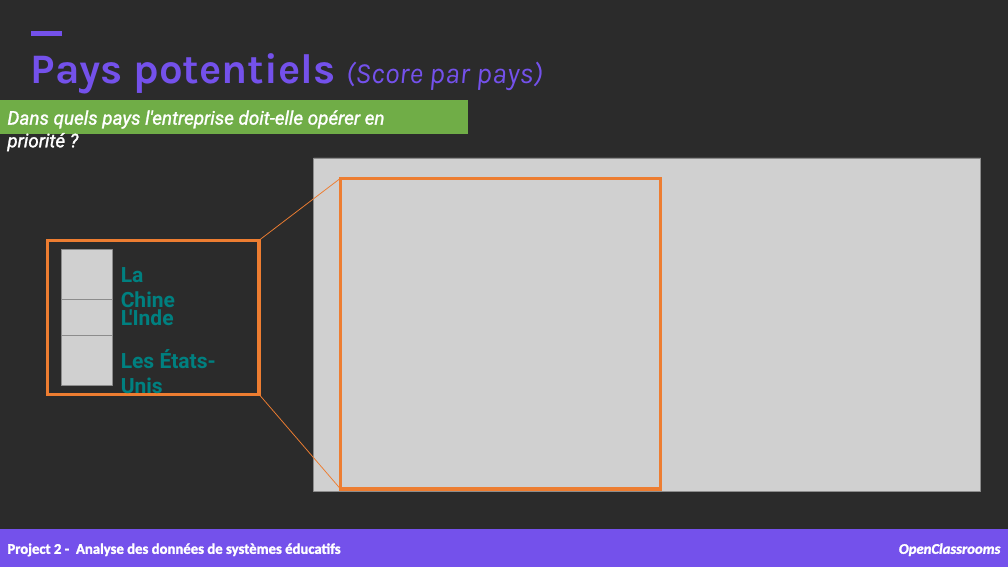
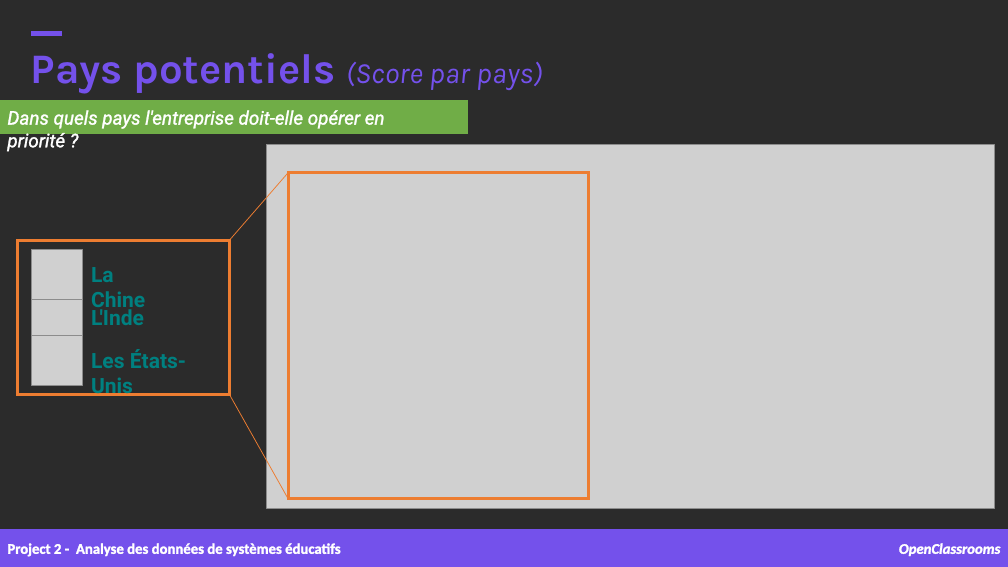
Before and after one commit to samirhinojosa/OC-P2-education-statistics, a slide deck: slide 16 of supports/P2_02_presentation v1.pptx (slide 17 before the commit). Drawn at 1008x567 pixels with LibreOffice and Linux fonts; fonts in the diff are those of the drawing; grey boxes stand for pictures; background and template pictures are left out; a plain dark background stands for a picture behind light text. Boxes give left, top, right and bottom in pixels: in the first picture for what was removed or moved away, otherwise in the second. Text is boxed around its words. In the diff, an @@ line names an element or a change of style, - is before the commit and + after.

```diff
--- a/supports/P2_02_presentation v1.pptx
+++ b/supports/P2_02_presentation v1.pptx
@@ picture: place and size @@
-picture at [314, 158, 981, 492]
+picture at [267, 145, 994, 509]
@@ line moved from (340, 178) - (259, 240) to (288, 172) - (229, 240) @@
@@ rectangle: place and size @@
-rectangle at [340, 178, 660, 489]
+rectangle at [288, 172, 589, 499]
@@ 3 pictures, 3 texts, 1 rectangle: place and size @@
-3 pictures, 3 texts, 1 rectangle at [48, 240, 259, 396]
+3 pictures, 3 texts, 1 rectangle at [17, 240, 229, 396]
@@ line moved from (340, 489) - (259, 395) to (288, 499) - (229, 395) @@
```
Also in this commit, not shown: 2 other slides changed, 1 slide added, 3 other files.
